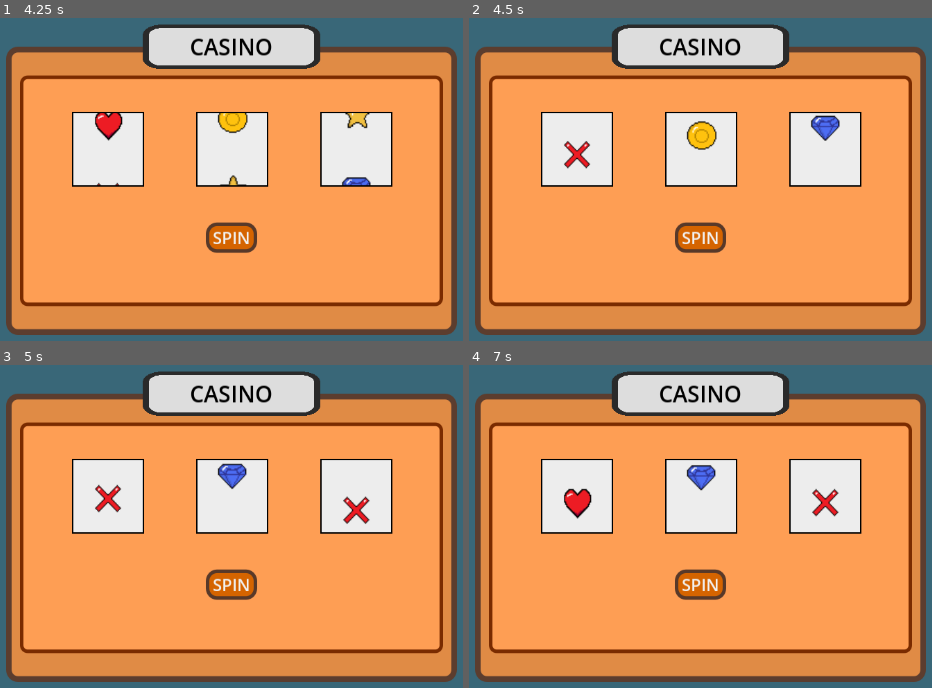
Above: before the commit, frames 1-4 (two rows, left to right).
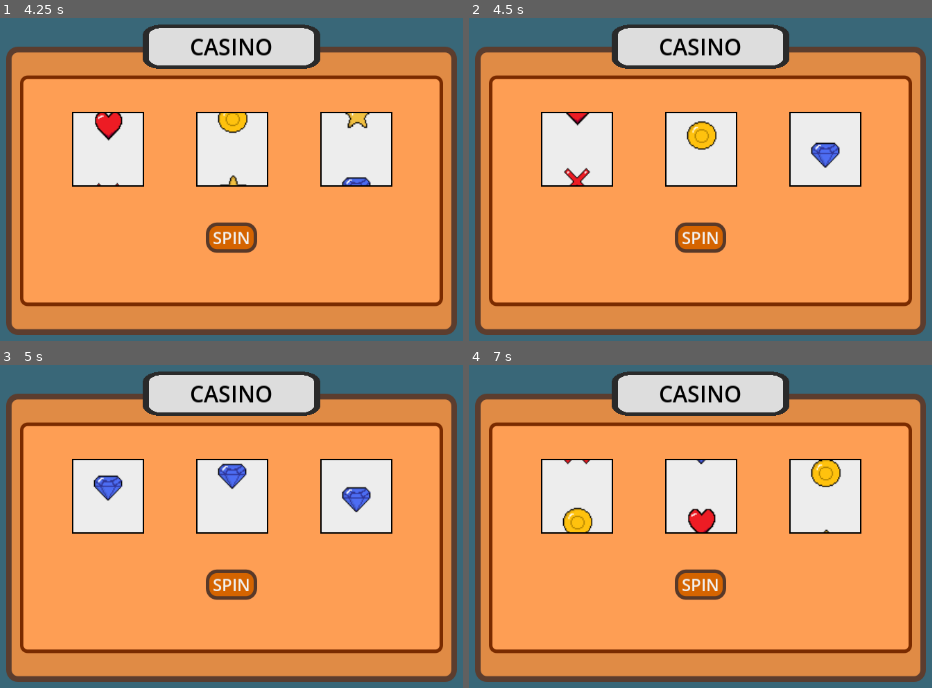
Above: after the commit, the same moments.

Repository: Orozon64/The-Sauna-Pact
Game: Godot game, scene res://scenes/casino_minigame.tscn
Same seed, same stepped clock (60 frames per second), same inputs: the game is played once before the commit and once after it. This scene is started directly instead of the project's main scene.
Inputs:
- Up to frame 1 (4.25 s): click "SPIN" at 0.5 s; tap Enter (advance_dialogue) at 1.25, 2.1 s; hold D (move_right) 1.28-2.03 s; tap E (item_interact) at 1.35, 2.3, 2.85, 3.6 s; hold S (move_down) 2.03-2.78 s; hold D (move_right) 2.78-3.53 s; tap Space at 3.5 s; hold W (move_up) from 3.53 s (still down)
- Up to frame 2 (4.5 s): release W (move_up) at 4.28 s; hold A (move_left) from 4.28 s (still down); tap Enter (advance_dialogue) at 4.35 s
- Up to frame 3 (5 s): keep holding A (move_left); tap E (item_interact) at 4.55 s
- Up to frame 4 (7 s): tap E (item_interact) at 5.1, 5.85, 6.8 s; tap Enter (advance_dialogue) at 5.75, 6.6 s; release A (move_left) at 5.78 s; hold S (move_down) 5.78-6.53 s; hold D (move_right) from 6.53 s (still down)

Frame 1 is identical in both runs. In frame 2, 1.3% of the frame differs, in the area x 20-81%, y 29-53%; in frame 3, 1.0%; in frame 4, 2.3%.

Commit message:
Update casino_minigame_root_script.gd

Diff:
--- a/scripts/casino_minigame_root_script.gd
+++ b/scripts/casino_minigame_root_script.gd
@@ -1,22 +1,48 @@
 extends Control
 
 
-@export var n_options: int=5
-@export var spinners: Array[Control]
-var values: Array; var tween:Tween
-func spin():
-	values=[]
-	var spin_step=1.0 / float(n_options)
+@export var n_options: int = 5 #number of images on spinners
+@export var spinners: Array[Control] #Array of all active spinners
+@export var loser_limit: int = 5 #number of spins before guaranteed win
+var values: Array
+var tween: Tween
+var spin_count = 0 #counter of all spins
+var prev_val=loser_limit
+func god_Mode_Toggle(): #function for toggling between normal mode and everytime guaranteed win
+	if loser_limit==1:
+		loser_limit=prev_val
+	else:
+		prev_val=loser_limit
+		loser_limit=1
+func spin(): #function for spining all spiners
+	values = []
+	var spin_step = 1.0 / float(n_options)
 	var offsets = {}
-	for s in spinners:
-		values.append(randi_range(0, n_options-1))
-		offsets[s]={'from': s.material.get_shader_parameter('y_offset'), 'to': 3.0 + values[-1]*spin_step}
-	if tween: tween.kill()
+
+	for s in spinners: #generating outcome of every spin
+		var target_option = randi_range(0, n_options - 1) if spin_count % loser_limit!=loser_limit-1 else round((spin_count/loser_limit))
+		values.append(target_option)
+
+		offsets[s] = {
+			'from': s.material.get_shader_parameter('y_offset'),
+			'to': 3.0 + target_option * spin_step
+		}
+
+	spin_count += 1
+	#V animating the spin V
+	if tween:
+		tween.kill()
+
 	tween = get_tree().create_tween()
-	tween.tween_method(func (v):
-		for s in spinners:
-			s.material.set_shader_parameter('y_offset', lerpf(offsets[s].from, offsets[s].to, v)),
-			0.0, 1.0, 1.0).set_ease(Tween.EASE_OUT).set_trans(Tween.TRANS_CUBIC)
+
+	tween.tween_method(
+		func (v):
+			for s in spinners:
+				s.material.set_shader_parameter('y_offset', lerpf(offsets[s].from, offsets[s].to, v)),
+		0.0, 1.0, 1.0
+	).set_ease(Tween.EASE_OUT).set_trans(Tween.TRANS_CUBIC)
+
 	tween.tween_callback(func ():
 		for idx in spinners.size():
-			spinners[idx].material.set_shader_parameter('y_offset',values[idx]*spin_step))
+			spinners[idx].material.set_shader_parameter('y_offset', values[idx] * spin_step)
+	)
